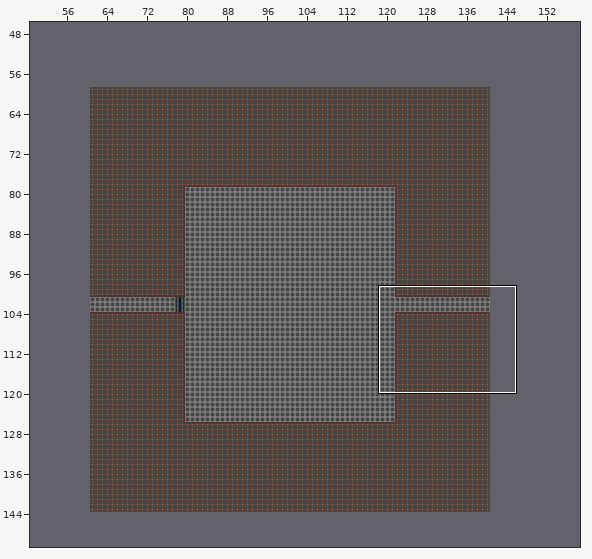
Tiled map -- Assets/TiledMapsRaw/Boss.tmx. The first picture is a wide view before the edit; the outline marks the close-up.
Close-up. Old version:
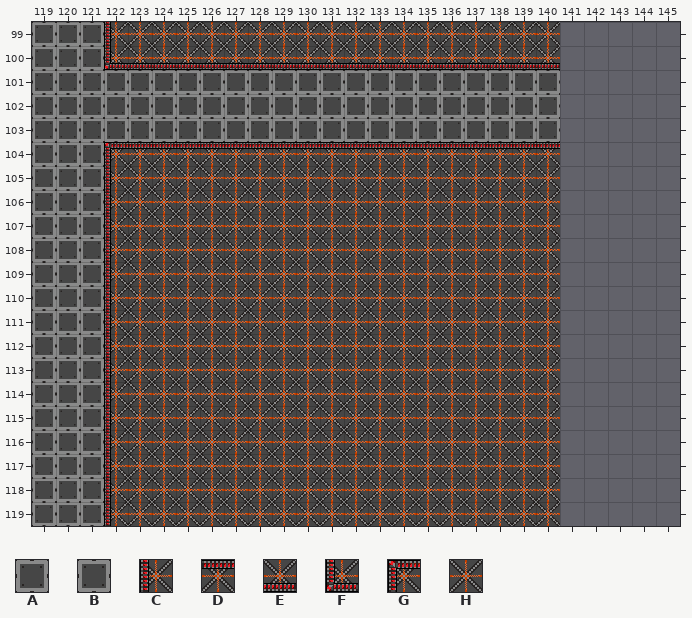
Cells are 32x32 px. Shown: x 119..145, y 99..119. The commit also changed other parts of the map, which this record leaves out.
Key: from "Test Level": A 0, B 0 turned 180, C 1 turned 180, D 1 turned 270, E 1 turned 90, F 11 turned 180, G 11 turned 270, H 22.
_ is an empty cell.
Layer "Tile Layer 3" before, first column x 119:
 99 AAACHHHHHHHHHHHHHHHHHH_____
100 AAAFEEEEEEEEEEEEEEEEEE_____
101 AAAAABBBBBBBBBBBBBBBBB_____
102 AAAAABBBBBBBBBBBBBBBBB_____
103 AAAAABBBBBBBBBBBBBBBBB_____
104 AAAGDDDDDDDDDDDDDDDDDD_____
105 AAACHHHHHHHHHHHHHHHHHH_____
106 AAACHHHHHHHHHHHHHHHHHH_____
107 AAACHHHHHHHHHHHHHHHHHH_____
108 AAACHHHHHHHHHHHHHHHHHH_____
109 AAACHHHHHHHHHHHHHHHHHH_____
110 AAACHHHHHHHHHHHHHHHHHH_____
111 AAACHHHHHHHHHHHHHHHHHH_____
112 AAACHHHHHHHHHHHHHHHHHH_____
113 AAACHHHHHHHHHHHHHHHHHH_____
114 AAACHHHHHHHHHHHHHHHHHH_____
115 AAACHHHHHHHHHHHHHHHHHH_____
116 AAACHHHHHHHHHHHHHHHHHH_____
117 AAACHHHHHHHHHHHHHHHHHH_____
118 AAACHHHHHHHHHHHHHHHHHH_____
119 AAACHHHHHHHHHHHHHHHHHH_____
Once edited:
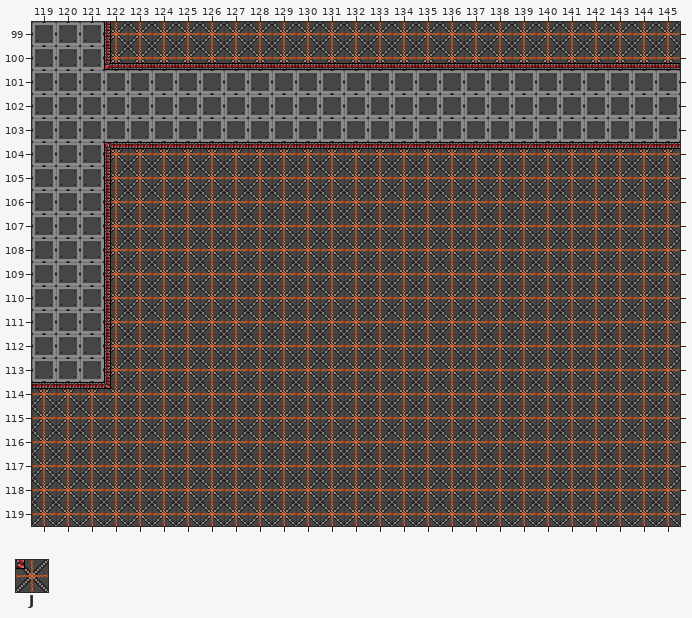
Further tiles: from "Test Level": J 2 turned 180.
The exact change:
Changed rows in their new state; . is an unchanged cell.
Layer "Tile Layer 3":
first column x 119:
 99 ......................HHHHH
100 ......................EEEEE
101 ......................BBBBB
102 ......................BBBBB
103 ......................BBBBB
104 ......................DDDDD
105 ......................HHHHH
106 ......................HHHHH
107 ......................HHHHH
108 ......................HHHHH
109 ......................HHHHH
110 ......................HHHHH
111 ......................HHHHH
112 ......................HHHHH
113 ......................HHHHH
114 DDDJ..................HHHHH
115 HHHH..................HHHHH
116 HHHH..................HHHHH
117 HHHH..................HHHHH
118 HHHH..................HHHHH
119 HHHH..................HHHHH
